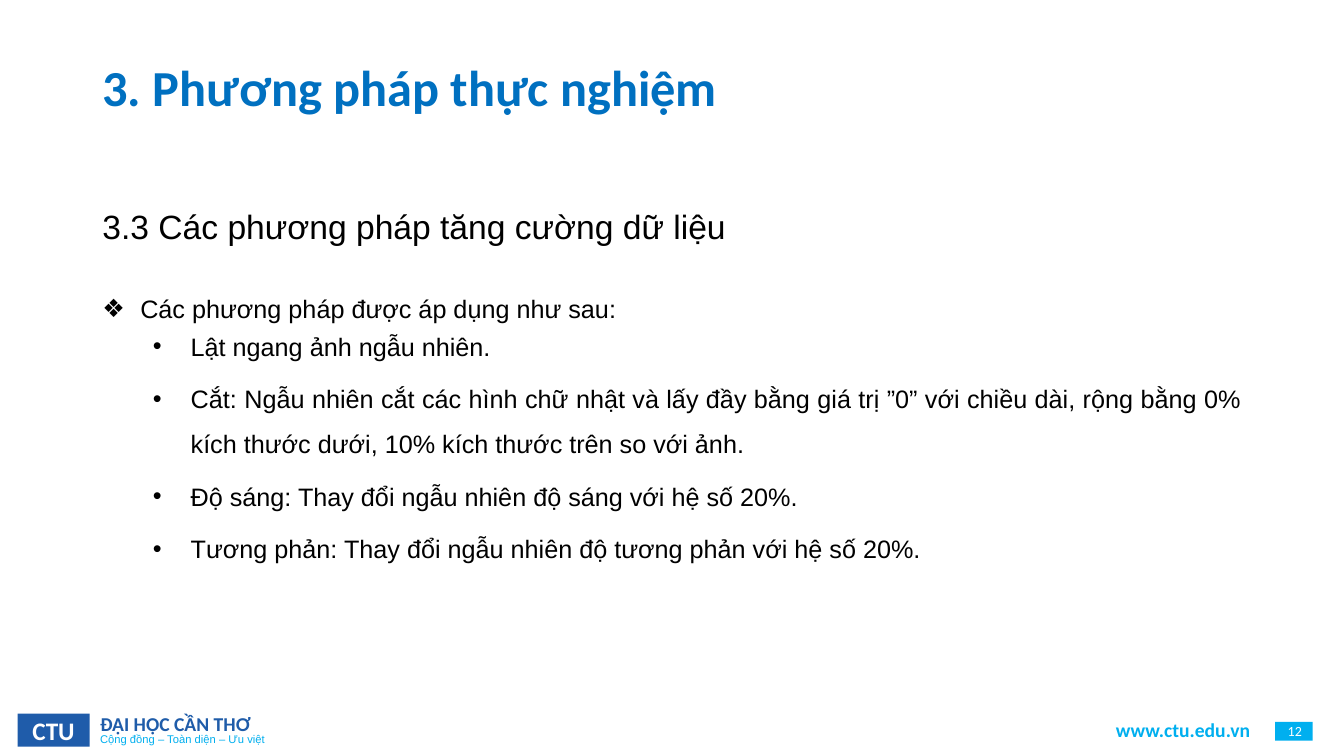
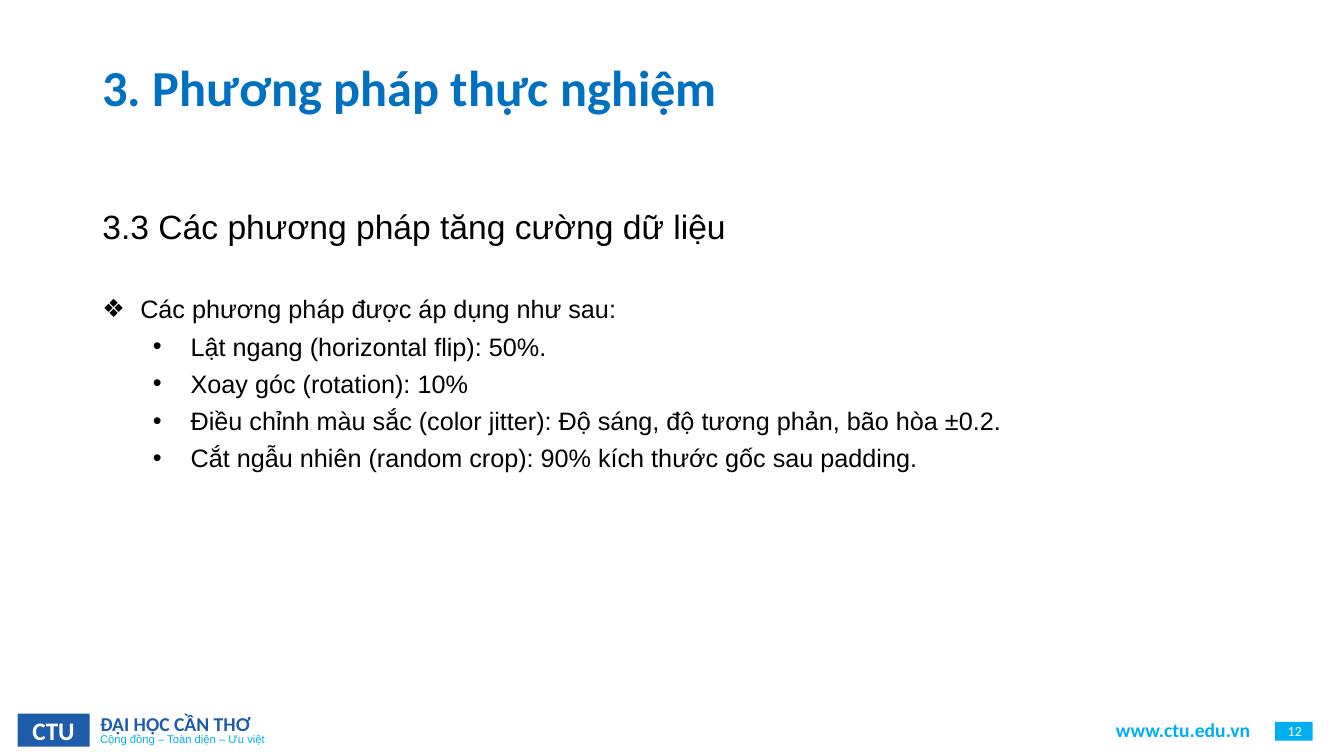
Before and after one commit to Viet0904/FER, a slide deck: slide 12 of BaoCao/B2111908_LuanVan.pptx. Drawn at 1344x756 pixels with LibreOffice and Linux fonts; fonts in the diff are those of the drawing; background and template pictures are left out. Boxes give left, top, right and bottom in pixels: in the first picture for what was removed or moved away, otherwise in the second. Text is boxed around its words. In the diff, an @@ line names an element or a change of style, - is before the commit and + after.

```diff
--- a/BaoCao/B2111908_LuanVan.pptx
+++ b/BaoCao/B2111908_LuanVan.pptx
@@ text at (191, 337, 1001, 473): text changed @@
-  • Lật ngang ảnh ngẫu nhiên.
-  • Cắt: Ngẫu nhiên cắt các hình chữ nhật và lấy đầy bằng giá trị ”0” với chiều dài, rộng bằng 0% kích thước dưới, 10% kích thước trên so với ảnh.
-  • Độ sáng: Thay đổi ngẫu nhiên độ sáng với hệ số 20%.
-  • Tương phản: Thay đổi ngẫu nhiên độ tương phản với hệ số 20%.
+  • Lật ngang (horizontal flip): 50%.
+  • Xoay góc (rotation): 10%
+  • Điều chỉnh màu sắc (color jitter): Độ sáng, độ tương phản, bão hòa ±0.2.
+  • Cắt ngẫu nhiên (random crop): 90% kích thước gốc sau padding.
```
Also in this commit, not shown: 9 other slides changed, 5 slides added, 10 slides removed, 7 other files.
